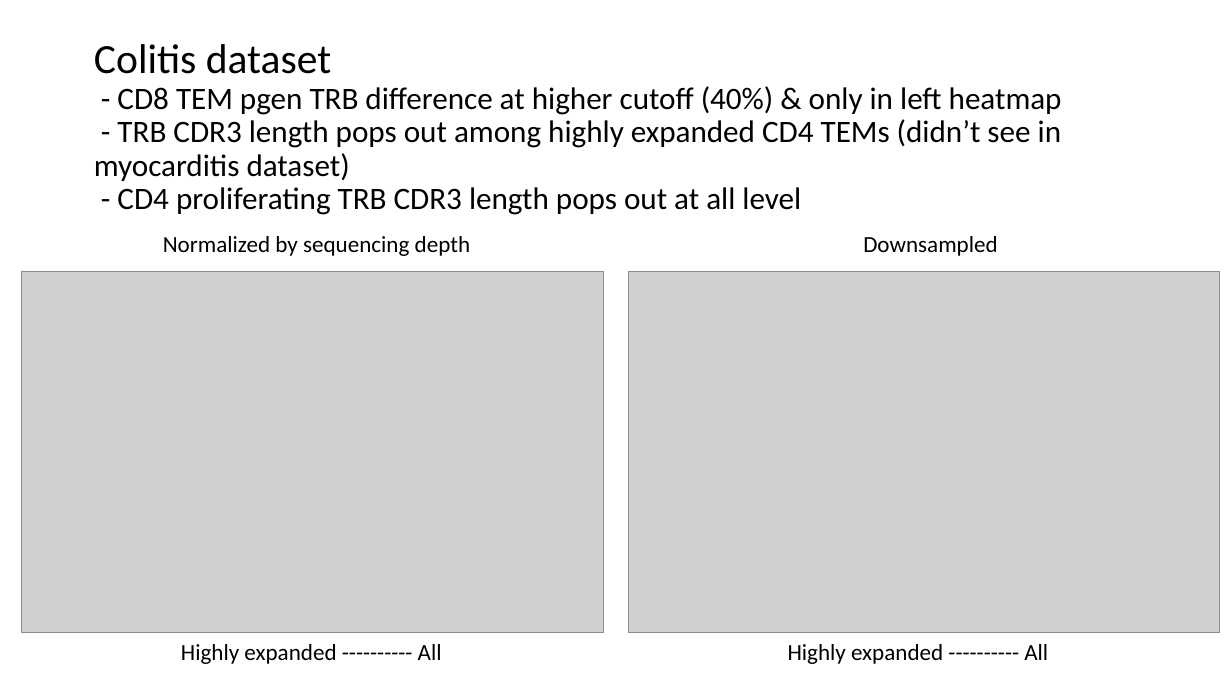
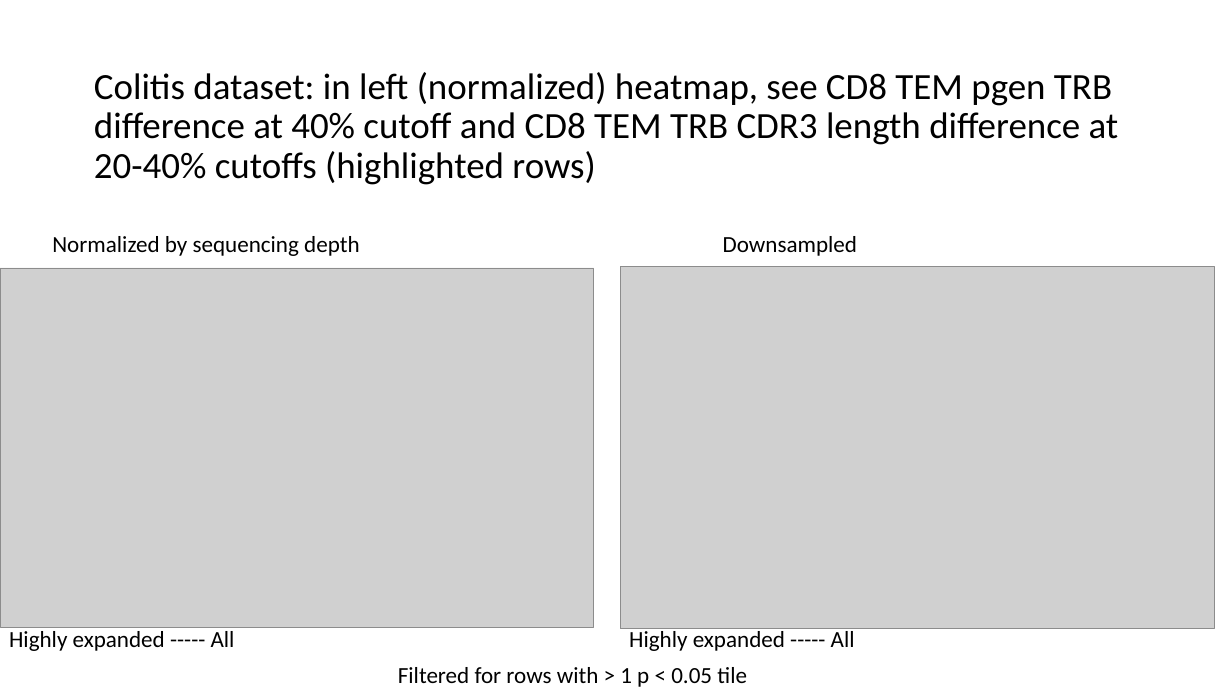
Before and after one commit to tybottorff/bottorffdocs, a slide deck: slide 7 of linsley_postdoc/presentations/weekly_meetings/1_11_24.pptx (slide 6 before the commit). Drawn at 1232x693 pixels with LibreOffice and Linux fonts; fonts in the diff are those of the drawing; grey boxes stand for pictures. Boxes give left, top, right and bottom in pixels: in the first picture for what was removed or moved away, otherwise in the second. Text is boxed around its words. In the diff, an @@ line names an element or a change of style, - is before the commit and + after.

```diff
--- a/linsley_postdoc/presentations/weekly_meetings/1_11_24.pptx
+++ b/linsley_postdoc/presentations/weekly_meetings/1_11_24.pptx
@@ title at bbox=[94, 72, 1119, 185]: text changed; size 24.3 to 28.8 pt @@
-Colitis dataset
-- CD8 TEM pgen TRB difference at higher cutoff (40%) & only in left heatmap
-- TRB CDR3 length pops out among highly expanded CD4 TEMs (didn’t see in myocarditis dataset)
-- CD4 proliferating TRB CDR3 length pops out at all level
+Colitis dataset: in left (normalized) heatmap, see CD8 TEM pgen TRB difference at 40% cutoff and CD8 TEM TRB CDR3 length difference at 20-40% cutoffs (highlighted rows)
@@ text "Normalized by sequencing depth": place and size @@
-text "Normalized by sequencing depth" at bbox=[163, 236, 470, 256]
+text "Normalized by sequencing depth" at bbox=[52, 236, 359, 256]
@@ text "Downsampled": place and size @@
-text "Downsampled" at bbox=[863, 236, 997, 256]
+text "Downsampled" at bbox=[723, 236, 857, 256]
@@ picture: place and size @@
-picture at bbox=[21, 272, 604, 633]
+picture at bbox=[0, 268, 594, 628]
@@ picture: place and size @@
-picture at bbox=[628, 272, 1219, 632]
+picture at bbox=[620, 266, 1214, 629]
@@ text at bbox=[9, 627, 235, 651]: text changed @@
-Highly expanded ---------- All
+Highly expanded ----- All
@@ text at bbox=[629, 627, 855, 651]: text changed @@
-Highly expanded ---------- All
+Highly expanded ----- All
@@ text added at bbox=[398, 667, 747, 687], 18 pt, text #000000 @@
+Filtered for rows with > 1 p < 0.05 tile
```
Also in this commit, not shown: 6 other slides changed, 4 slides added.
